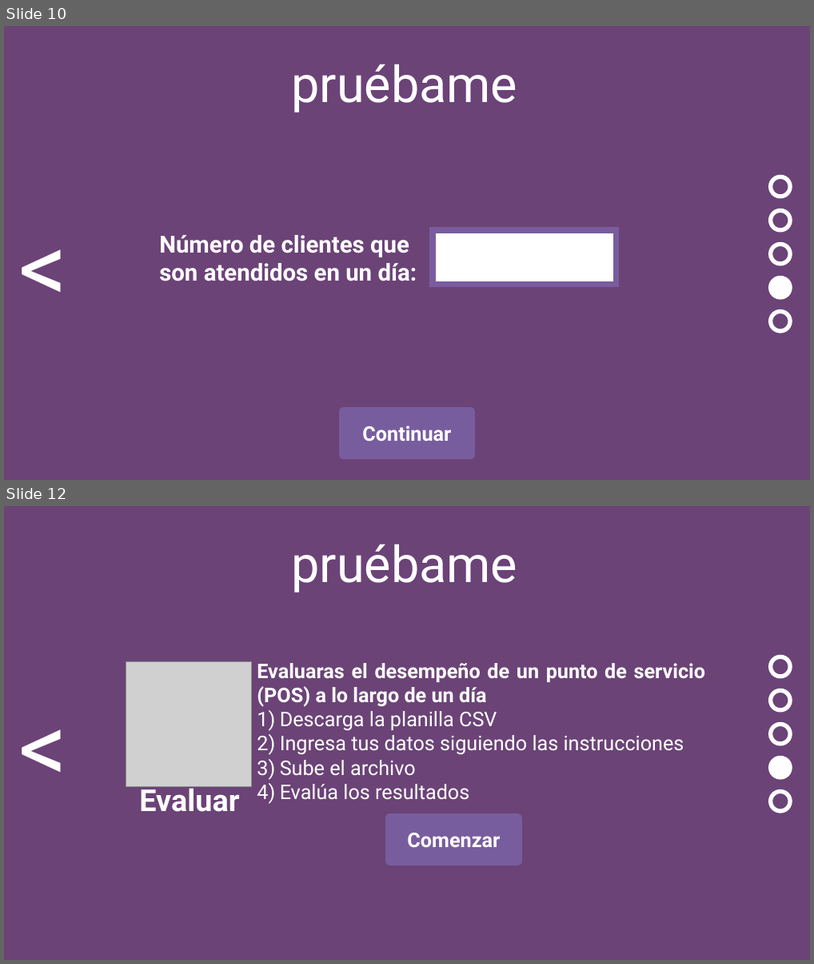
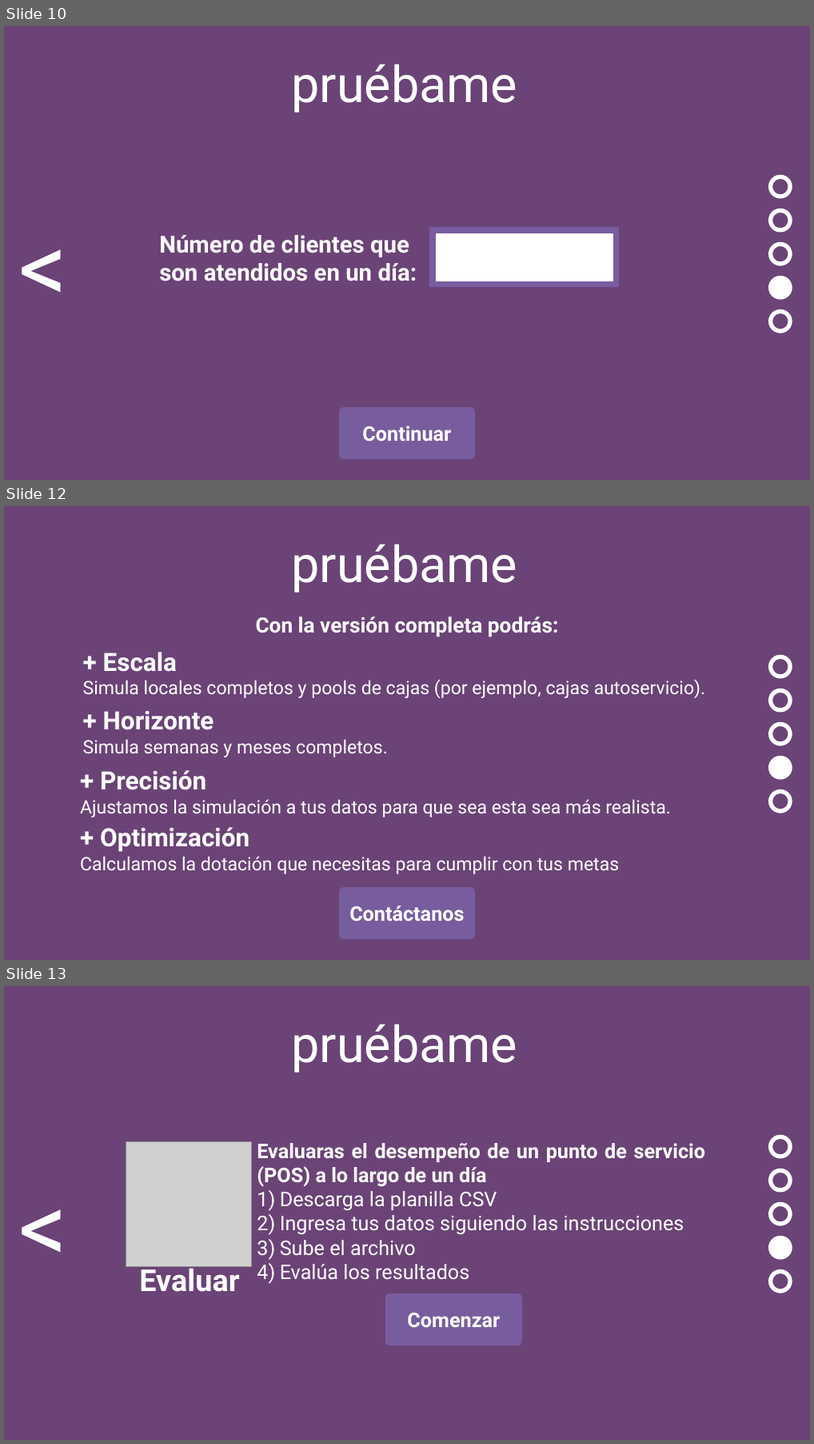
Before and after one commit to matiomm/queueAnalytics, a slide deck: diseño/Queue.pptx. Shown one above the other, each under a label of ours: slides 10 and 12 before the commit, slides 10, 12 and 13 after it; the slides between them are not shown. The pictures are 814x964 and 814x1444 pixels, drawn with LibreOffice and Linux fonts; fonts in the diff are those of the drawing; grey boxes stand for pictures. Boxes give left, top, right and bottom in pixels: in the first picture for what was removed or moved away, otherwise in the second. Text is boxed around its words. In the diff, an @@ line names an element or a change of style, - is before the commit and + after.

```diff
--- a/diseño/Queue.pptx
+++ b/diseño/Queue.pptx
@@ slide 12 added at (4, 506, 810, 960), background #6B4377 @@
@@ text added at (291, 544, 518, 592), 60 pt, text #FFFFFF @@
+pruébame
@@ text added at (256, 616, 558, 637), 25 pt, text #FFFFFF, bold @@
+Con la versión completa podrás:
@@ text added at (83, 652, 706, 698), 22 pt, text #FFFFFF @@
++ Escala
+Simula locales completos y pools de cajas (por ejemplo, cajas autoservicio).
@@ text added at (83, 711, 388, 757), 22 pt, text #FFFFFF @@
++ Horizonte
+Simula semanas y meses completos.
@@ text added at (80, 770, 671, 817), 22 pt, text #FFFFFF @@
++ Precisión
+Ajustamos la simulación a tus datos para que sea esta sea más realista.
@@ group added at (771, 656, 790, 811): 5 ellipses @@
@@ text added at (80, 827, 619, 874), 22 pt, text #FFFFFF @@
++ Optimización
+Calculamos la dotación que necesitas para cumplir con tus metas
@@ rectangle added at (343, 892, 472, 934), fill #785D9E, outline #785D9E 10 pt, 24 pt, text #FFFFFF, bold @@
+Contáctanos
@@ what was slide 12 is now slide 13 @@
```
Also in this commit, not shown: 1 slide changed, 2 other slides added, 1 slide removed, 3 other files.
